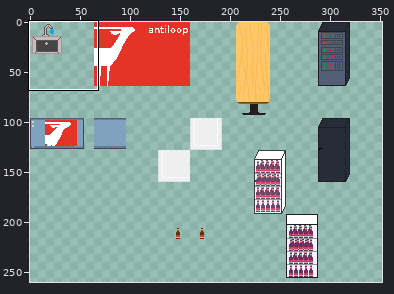
Two versions of one sprite sheet, src/assets/Antiloop_Workadventure.png. The first picture is a wide view before the edit; the outline marks the close-up.
Close-up. The starting point:
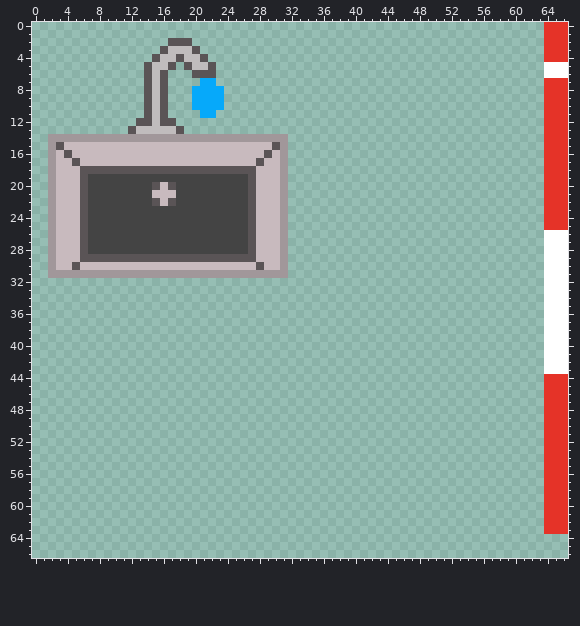
The file is 352x352 pixels. Pixels under 10% opacity are left out. Colours within 5 levels of each other are drawn and written as one. Shown: x 0..66, y 0..66. The wide view leaves out empty margins. The commit also changed other parts of the picture, which this record leaves out.
Once edited:
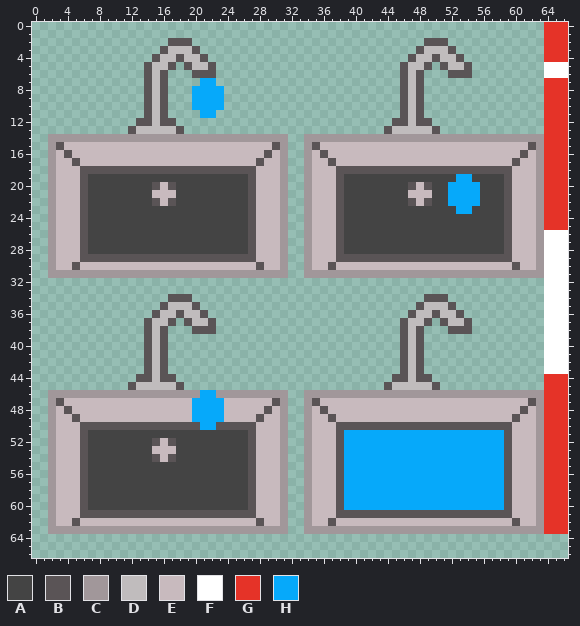
Palette (. is transparent): A #444444  B #5a5456  C #a1979a  D #c0bcbd  E #c8babe  F #ffffff  G #e53328  H #06a9fa
The exact change:
Changed rows in their new state; - is an unchanged pixel.
first column x 2:
 2 -----------------------------------------------BBB------------
 3 ----------------------------------------------BDDDB-----------
 4 ---------------------------------------------BDDBDDB----------
 5 --------------------------------------------BDDB-BDDB---------
 6 --------------------------------------------BDB---BBB---------
 7 --------------------------------------------BDB---------------
 8 --------------------------------------------BDB---------------
 9 --------------------------------------------BDB---------------
10 --------------------------------------------BDB---------------
11 --------------------------------------------BDB---------------
12 -------------------------------------------BBDBB--------------
13 ------------------------------------------BDDDDDB-------------
14 --------------------------------CCCCCCCCCCCCCCCCCCCCCCCCCCCCCC
15 --------------------------------CBEEEEEEEEEEEEEEEEEEEEEEEEEEBC
16 --------------------------------CEBEEEEEEEEEEEEEEEEEEEEEEEEBEC
17 --------------------------------CEEBEEEEEEEEEEEEEEEEEEEEEEBEEC
18 --------------------------------CEEEBBBBBBBBBBBBBBBBBBBBBBEEEC
19 --------------------------------CEEEBAAAAAAAAAAAAAAHHAAAABEEEC
20 --------------------------------CEEEBAAAAAAAABEBAAHHHHAAABEEEC
21 --------------------------------CEEEBAAAAAAAAEEEAAHHHHAAABEEEC
22 --------------------------------CEEEBAAAAAAAABEBAAHHHHAAABEEEC
23 --------------------------------CEEEBAAAAAAAAAAAAAAHHAAAABEEEC
24 --------------------------------CEEEBAAAAAAAAAAAAAAAAAAAABEEEC
25 --------------------------------CEEEBAAAAAAAAAAAAAAAAAAAABEEEC
26 --------------------------------CEEEBAAAAAAAAAAAAAAAAAAAABEEEC
27 --------------------------------CEEEBAAAAAAAAAAAAAAAAAAAABEEEC
28 --------------------------------CEEEBAAAAAAAAAAAAAAAAAAAABEEEC
29 --------------------------------CEEEBBBBBBBBBBBBBBBBBBBBBBEEEC
30 --------------------------------CEEBEEEEEEEEEEEEEEEEEEEEEEBEEC
31 --------------------------------CCCCCCCCCCCCCCCCCCCCCCCCCCCCCC
34 ---------------BBB-----------------------------BBB------------
35 --------------BDDDB---------------------------BDDDB-----------
36 -------------BDDBDDB-------------------------BDDBDDB----------
37 ------------BDDB-BDDB-----------------------BDDB-BDDB---------
38 ------------BDB---BBB-----------------------BDB---BBB---------
39 ------------BDB-----------------------------BDB---------------
40 ------------BDB-----------------------------BDB---------------
41 ------------BDB-----------------------------BDB---------------
42 ------------BDB-----------------------------BDB---------------
43 ------------BDB-----------------------------BDB---------------
44 -----------BBDBB---------------------------BBDBB--------------
45 ----------BDDDDDB-------------------------BDDDDDB-------------
46 CCCCCCCCCCCCCCCCCCCHHCCCCCCCCC--CCCCCCCCCCCCCCCCCCCCCCCCCCCCCC
47 CBEEEEEEEEEEEEEEEEHHHHEEEEEEBC--CBEEEEEEEEEEEEEEEEEEEEEEEEEEBC
48 CEBEEEEEEEEEEEEEEEHHHHEEEEEBEC--CEBEEEEEEEEEEEEEEEEEEEEEEEEBEC
49 CEEBEEEEEEEEEEEEEEHHHHEEEEBEEC--CEEBEEEEEEEEEEEEEEEEEEEEEEBEEC
50 CEEEBBBBBBBBBBBBBBBHHBBBBBEEEC--CEEEBBBBBBBBBBBBBBBBBBBBBBEEEC
51 CEEEBAAAAAAAAAAAAAAAAAAAABEEEC--CEEEBHHHHHHHHHHHHHHHHHHHHBEEEC
52 CEEEBAAAAAAAABEBAAAAAAAAABEEEC--CEEEBHHHHHHHHHHHHHHHHHHHHBEEEC
53 CEEEBAAAAAAAAEEEAAAAAAAAABEEEC--CEEEBHHHHHHHHHHHHHHHHHHHHBEEEC
54 CEEEBAAAAAAAABEBAAAAAAAAABEEEC--CEEEBHHHHHHHHHHHHHHHHHHHHBEEEC
55 CEEEBAAAAAAAAAAAAAAAAAAAABEEEC--CEEEBHHHHHHHHHHHHHHHHHHHHBEEEC
56 CEEEBAAAAAAAAAAAAAAAAAAAABEEEC--CEEEBHHHHHHHHHHHHHHHHHHHHBEEEC
57 CEEEBAAAAAAAAAAAAAAAAAAAABEEEC--CEEEBHHHHHHHHHHHHHHHHHHHHBEEEC
58 CEEEBAAAAAAAAAAAAAAAAAAAABEEEC--CEEEBHHHHHHHHHHHHHHHHHHHHBEEEC
59 CEEEBAAAAAAAAAAAAAAAAAAAABEEEC--CEEEBHHHHHHHHHHHHHHHHHHHHBEEEC
60 CEEEBAAAAAAAAAAAAAAAAAAAABEEEC--CEEEBHHHHHHHHHHHHHHHHHHHHBEEEC
61 CEEEBBBBBBBBBBBBBBBBBBBBBBEEEC--CEEEBBBBBBBBBBBBBBBBBBBBBBEEEC
62 CEEBEEEEEEEEEEEEEEEEEEEEEEBEEC--CEEBEEEEEEEEEEEEEEEEEEEEEEBEEC
63 CCCCCCCCCCCCCCCCCCCCCCCCCCCCCC--CCCCCCCCCCCCCCCCCCCCCCCCCCCCCC
